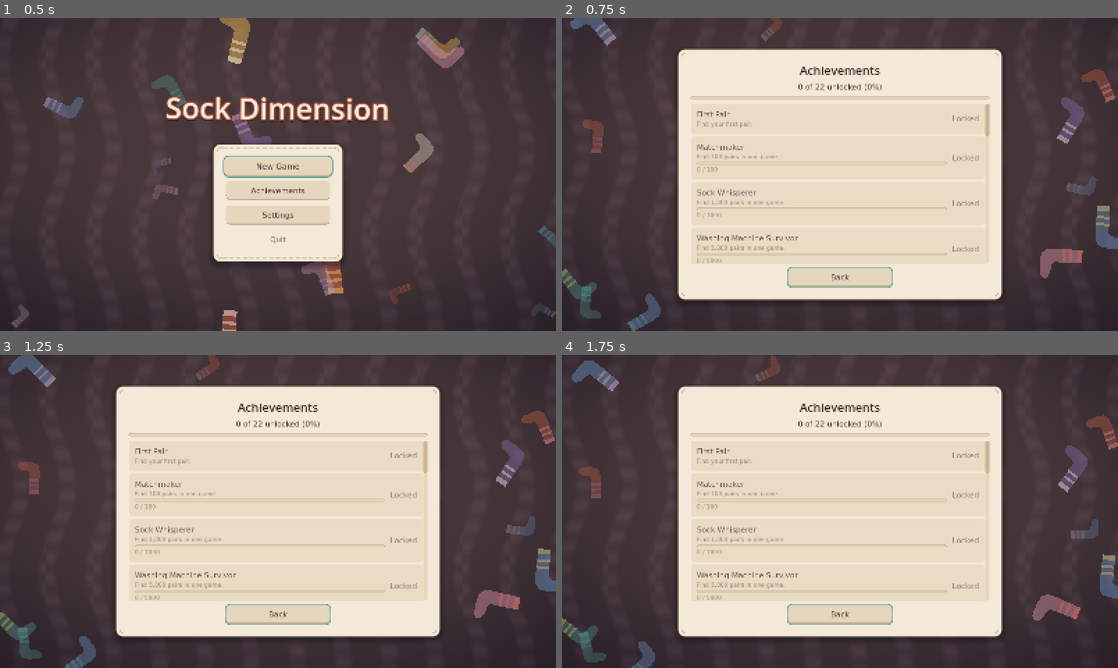
Above: before the commit, frames 1-4 (two rows, left to right).
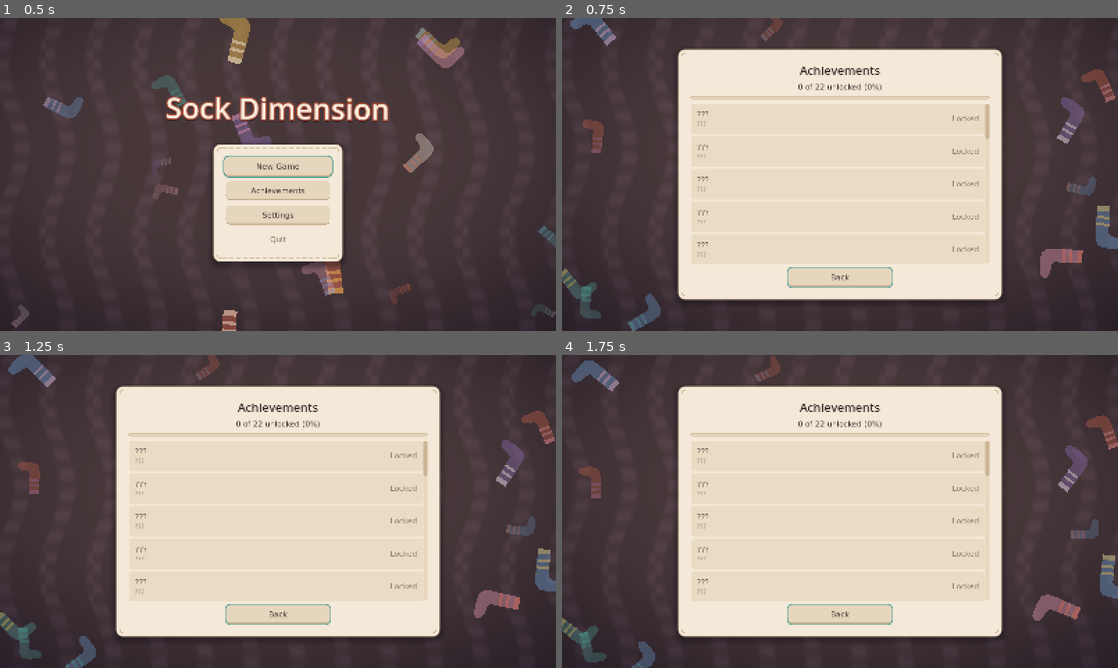
Above: after the commit, the same moments.

Repository: Expedox/DEV_SockDimension
Game: Godot game, scene res://scenes/main_menu.tscn
The game is run twice, just before and just after one commit, with the same random seed, the same clock (stepped at 60 frames per second) and the same inputs.
Inputs (mouse positions are in pixels of both pictures, inside the frame that each line leads up to):
- Up to frame 1 (0.5 s): no input
- Up to frame 2 (0.75 s): click "Achievements" at 0.5 s
- Up to frame 3 (1.25 s): no input
- Up to frame 4 (1.75 s): move the mouse to (962, 495) at 1.27 s; press the mouse at (962, 495) at 1.28 s; hold D (move_right) from 1.28 s (still down)

Frame 1 is identical in both runs. In frame 2, 1.3% of the frame differs, in the area x 24-77%, y 29-79%; in frame 3, 1.3%; in frame 4, 1.3%.

Commit message:
Show achievements in the pause menu and keep locked ones fully covered
Unlocked achievements now come first with name and description, every
locked one only shows ??? without any progress hint. The list shows the
current run and can be opened from the main menu and the pause menu.

Diff:
--- a/scripts/achievements/achievements_menu.gd
+++ b/scripts/achievements/achievements_menu.gd
@@ -2,8 +2,12 @@
 extends Control
 ## Achievement list with total percentage. Add it as a full-screen child and
 ## listen for closed; it reads everything from the Achievements autoload.
+## Shows the current run. Locked entries stay fully covered as "???".
 
 signal closed
+
+## False inside the pause menu: dims the game instead of the menu backdrop.
+var with_backdrop := true
 
 const CONTENT_WIDTH := 860.0
 const LOCKED_ALPHA := 0.75
@@ -51,8 +55,11 @@
 	for child in _rows.get_children():
 		_rows.remove_child(child)
 		child.queue_free()
-	for definition: Dictionary in Achievements.get_definitions():
-		_rows.add_child(_make_row(definition))
+	# Unlocked ones first so they are easy to look up.
+	for want_unlocked: bool in [true, false]:
+		for definition: Dictionary in Achievements.get_definitions():
+			if Achievements.is_unlocked(definition.id) == want_unlocked:
+				_rows.add_child(_make_row(definition))
 
 
 func _on_changed(_id: String) -> void:
@@ -66,7 +73,8 @@
 func _make_row(definition: Dictionary) -> Control:
 	var id: String = definition.id
 	var is_done: bool = Achievements.is_unlocked(id)
-	var is_secret: bool = definition.hidden and not is_done
+	# Locked entries give nothing away, not even their progress.
+	var is_secret: bool = not is_done
 
 	var panel := PanelContainer.new()
 	panel.theme_type_variation = &"CardPanel"
@@ -113,7 +121,13 @@
 
 
 func _build() -> void:
-	var background := MenuBackdrop.new()
+	var background: Control
+	if with_backdrop:
+		background = MenuBackdrop.new()
+	else:
+		var dim := ColorRect.new()
+		dim.color = UiTheme.color("dim")
+		background = dim
 	background.set_anchors_and_offsets_preset(Control.PRESET_FULL_RECT)
 	add_child(background)
 
--- a/scripts/ui/pause_menu.gd
+++ b/scripts/ui/pause_menu.gd
@@ -1,10 +1,11 @@
 extends CanvasLayer
-## Esc menu during a run: Resume, Save, Settings, Main Menu, Quit. Pauses the
+## Esc menu during a run: Resume, Save, Achievements, Settings, Main Menu, Quit. Pauses the
 ## tree while open and also opens when the window loses focus.
 
 var _root: Control
 var _buttons: VBoxContainer
 var _settings: SettingsPanel
+var _achievements: AchievementsMenu
 var _sheet: Control
 
 
@@ -19,8 +20,8 @@
 	if not event.is_action_pressed("pause"):
 		return
 	if is_open():
-		# The settings panel handles its own Esc.
-		if _settings == null:
+		# Sub screens handle their own Esc.
+		if _settings == null and _achievements == null:
 			get_viewport().set_input_as_handled()
 			resume()
 	elif _can_open():
@@ -47,6 +48,7 @@
 
 func resume() -> void:
 	_close_settings()
+	_close_achievements()
 	_root.hide()
 	get_tree().paused = false
 	Input.mouse_mode = Input.MOUSE_MODE_CAPTURED
@@ -77,6 +79,7 @@
 	column.add_child(_buttons)
 	_add("MENU_RESUME", resume, &"PrimaryButton")
 	_add("MENU_SAVE", SaveManager.save_current)
+	_add("MENU_ACHIEVEMENTS", _open_achievements)
 	_add("MENU_SETTINGS", _open_settings)
 	_add("MENU_MAIN_MENU", _to_main_menu)
 	_add("MENU_QUIT", SaveManager.save_and_quit, &"QuietButton")
@@ -96,8 +99,27 @@
 	_sheet.hide()
 	_settings.closed.connect(func() -> void:
 		_close_settings()
+		_buttons.get_child(3).grab_focus())
+	_root.add_child(_settings)
+
+
+func _open_achievements() -> void:
+	if _achievements or _settings:
+		return
+	_achievements = AchievementsMenu.new()
+	_achievements.with_backdrop = false
+	_sheet.hide()
+	_achievements.closed.connect(func() -> void:
+		_close_achievements()
 		_buttons.get_child(2).grab_focus())
-	_root.add_child(_settings)
+	_root.add_child(_achievements)
+
+
+func _close_achievements() -> void:
+	if _achievements:
+		UiKit.fade_out_and_free(_achievements)
+		_achievements = null
+		_sheet.show()
 
 
 func _close_settings() -> void:
